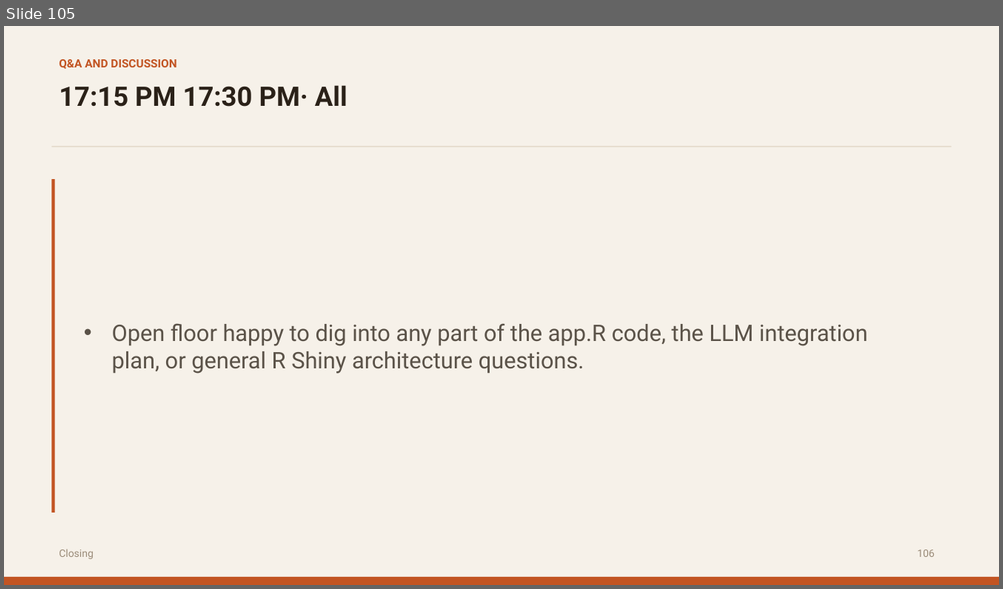
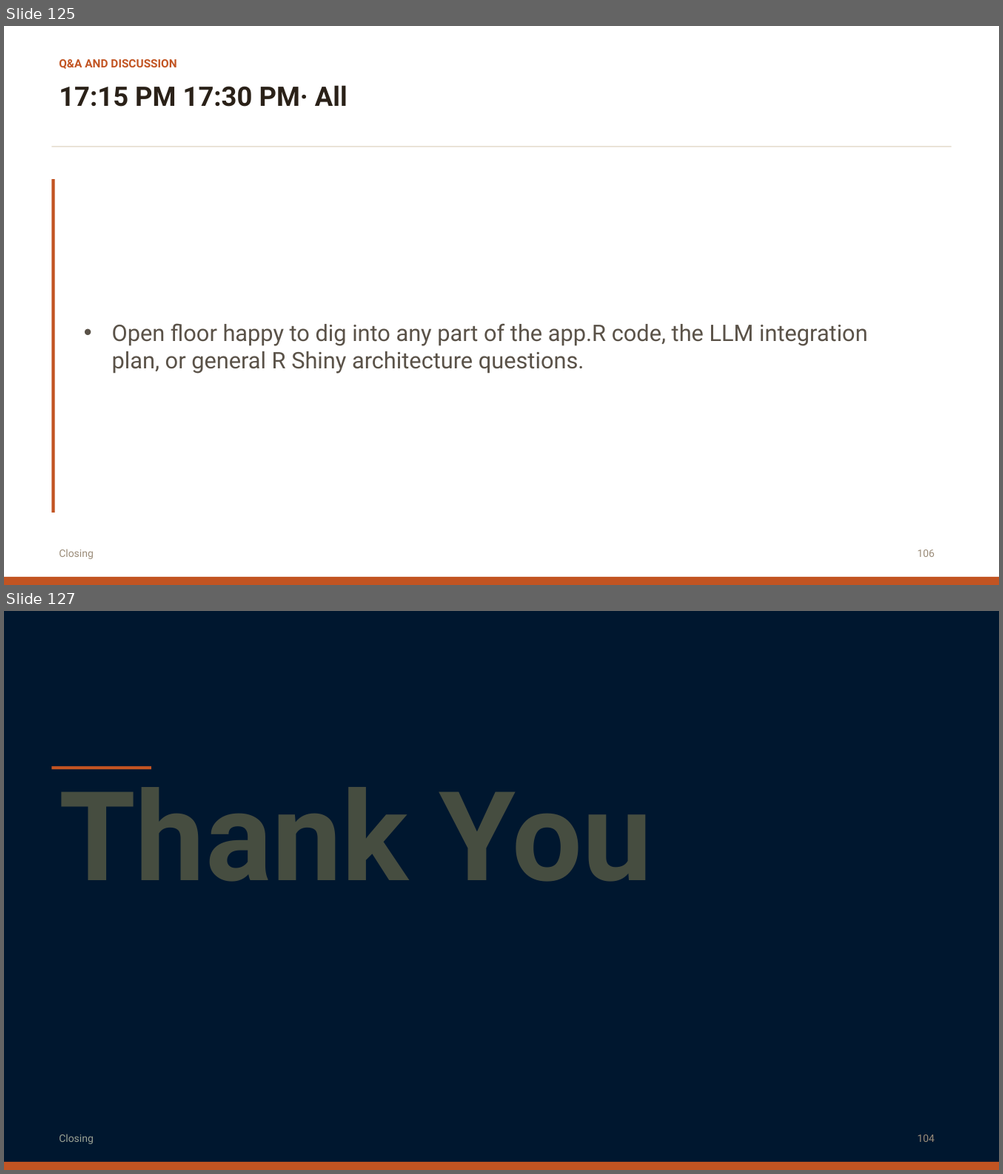
Before and after one commit to itsmdivakaran/IASCT-RShiny-Workshop, a slide deck: IASCT_Shiny_Workshop.pptx. Shown one above the other, each under a label of ours: slide 105 before the commit, slides 125 and 127 after it; the slides between them are not shown. The pictures are 1003x589 and 1003x1174 pixels, drawn with LibreOffice and Linux fonts; fonts in the diff are those of the drawing. Boxes give left, top, right and bottom in pixels: in the first picture for what was removed or moved away, otherwise in the second. Text is boxed around its words. In the diff, an @@ line names an element or a change of style, - is before the commit and + after.

Commit message:
Final PPT

```diff
--- a/IASCT_Shiny_Workshop.pptx
+++ b/IASCT_Shiny_Workshop.pptx
@@ slide 127 added at <box>4,611,999,1170</box>, background #00172F @@
@@ rectangle added at <box>52,766,151,769</box>, fill #C25422 @@
@@ text added at <box>59,766,652,882</box>, 120 pt, text #464D40, bold @@
+Thank You
@@ text added at <box>59,1134,94,1145</box>, 10 pt, text #9BA294 @@
+Closing
@@ text added at <box>917,1135,935,1142</box>, 10 pt, text #9B8C79 @@
+104
@@ rectangle added at <box>4,1162,999,1170</box>, fill #C25422 @@
@@ what was slide 105 is now slide 125 @@
@@ slide 125 changed as well @@
@@ background #F6F1E9 to #FFFFFF @@
```
Also in this commit, not shown: 105 other slides changed, 20 other slides added, 1 other file.
